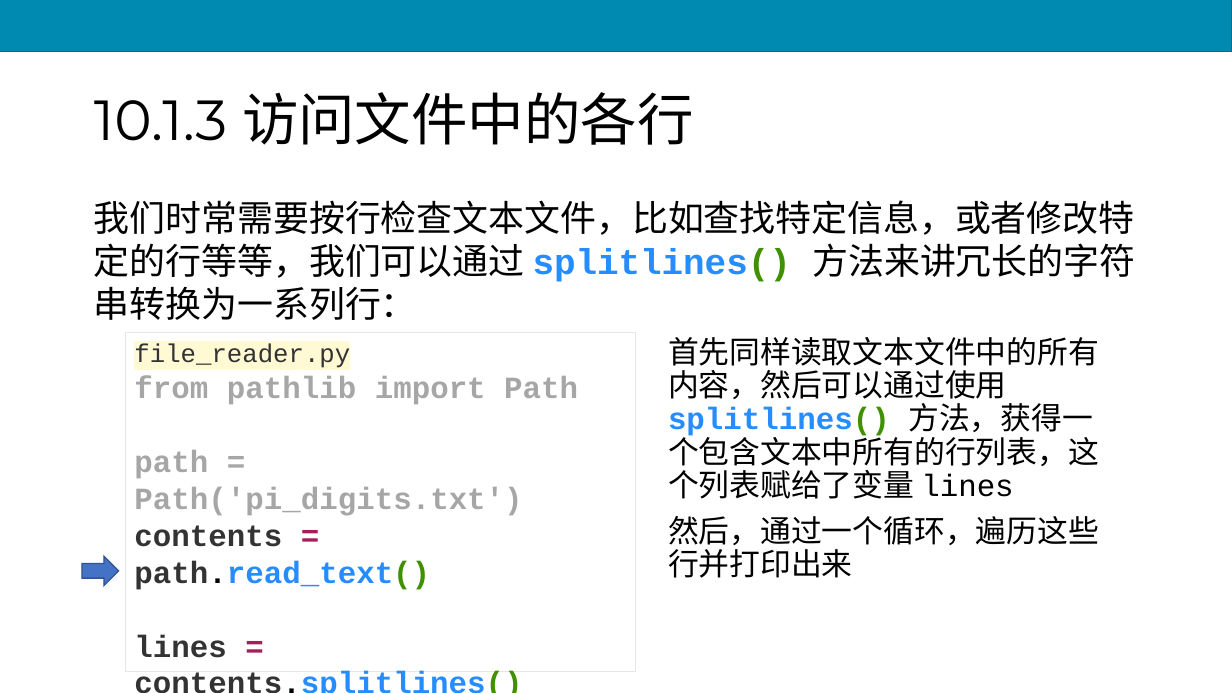
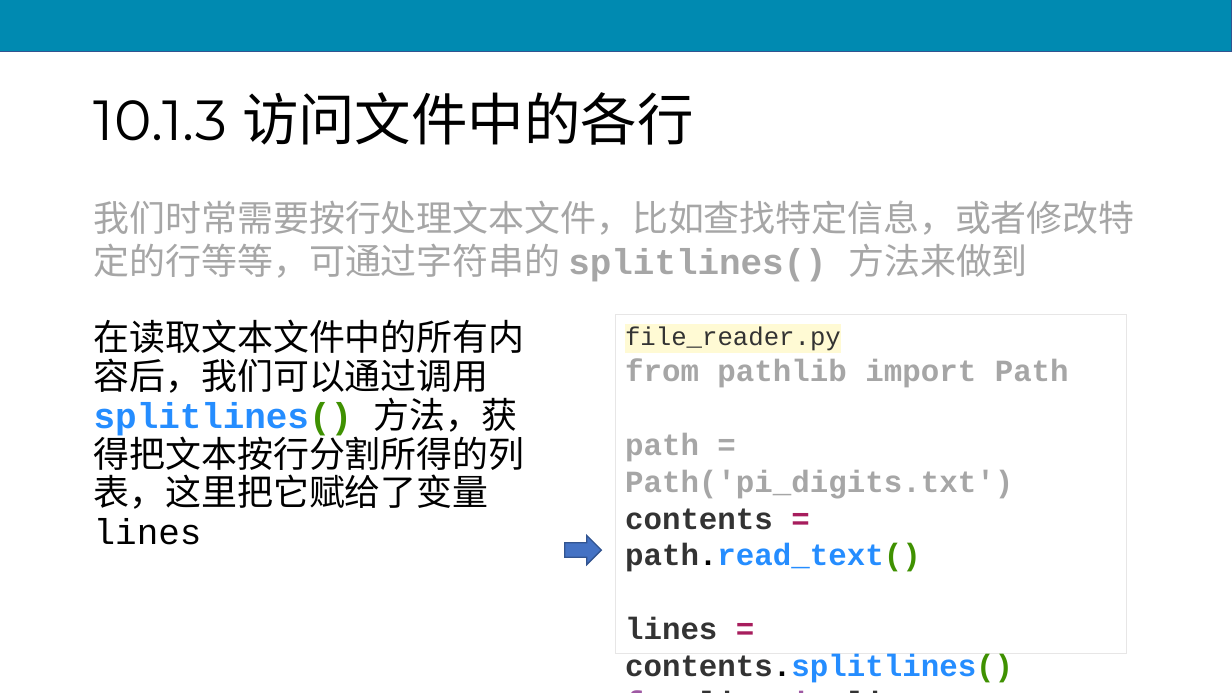
Before and after one commit to scruel/pcc_3e_slides, a slide deck: slide 32 of PPT/python10.pptx. Drawn at 1232x693 pixels with LibreOffice and Linux fonts; fonts in the diff are those of the drawing. Boxes give left, top, right and bottom in pixels: in the first picture for what was removed or moved away, otherwise in the second. Text is boxed around its words. In the diff, an @@ line names an element or a change of style, - is before the commit and + after.

```diff
--- a/PPT/python10.pptx
+++ b/PPT/python10.pptx
@@ text at <box>94,201,1135,282</box>: text changed; text colour #000000 to #A6A6A6 @@
-我们时常需要按行检查文本文件，比如查找特定信息，或者修改特定的行等等，我们可以通过 splitlines() 方法来讲冗长的字符串转换为一系列行：
+我们时常需要按行处理文本文件，比如查找特定信息，或者修改特定的行等等，可通过字符串的 splitlines() 方法来做到
@@ text at <box>94,319,525,545</box>: text changed; size 24 to 28 pt @@
-首先同样读取文本文件中的所有内容，然后可以通过使用 splitlines() 方法，获得一个包含文本中所有的行列表，这个列表赋给了变量 lines
-然后，通过一个循环，遍历这些行并打印出来
+在读取文本文件中的所有内容后，我们可以通过调用 splitlines() 方法，获得把文本按行分割所得的列表，这里把它赋给了变量 lines
@@ rectangle "file_reader.py": place and size @@
-rectangle "file_reader.py" at <box>126,332,637,671</box>
+rectangle "file_reader.py" at <box>616,315,1128,654</box>
@@ right arrow: place and size @@
-right arrow at <box>82,556,119,586</box>
+right arrow at <box>565,535,602,565</box>
```
Also in this commit, not shown: 31 other slides changed, 2 slides added, 2 slides removed, 17 other files.
